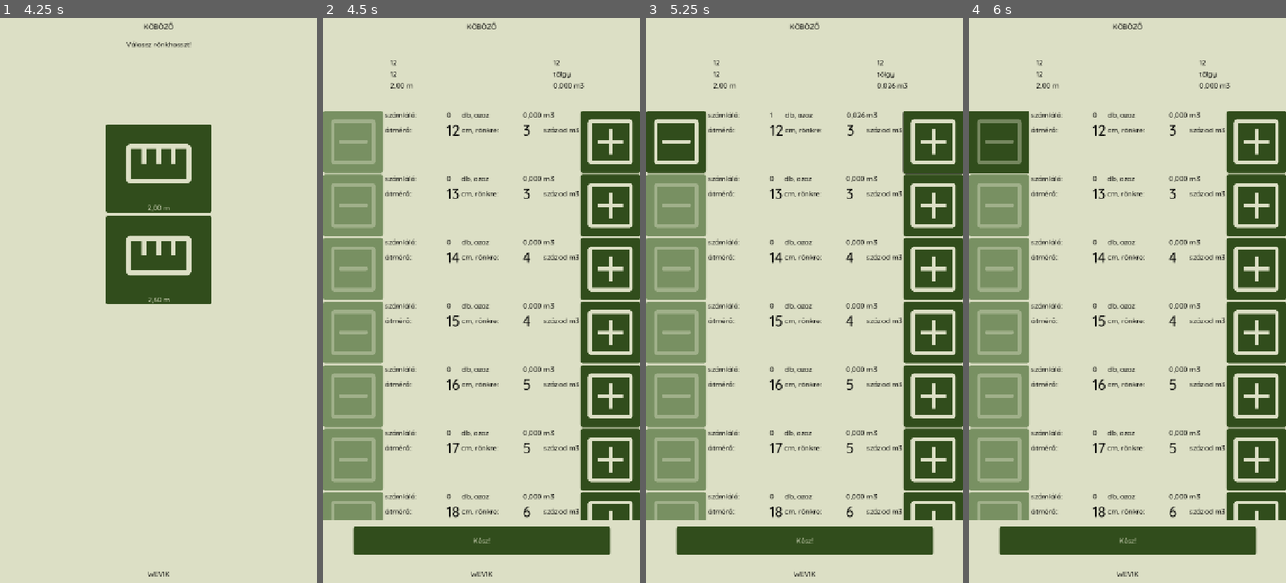
Above: before the commit, frames 1-4 (left to right).
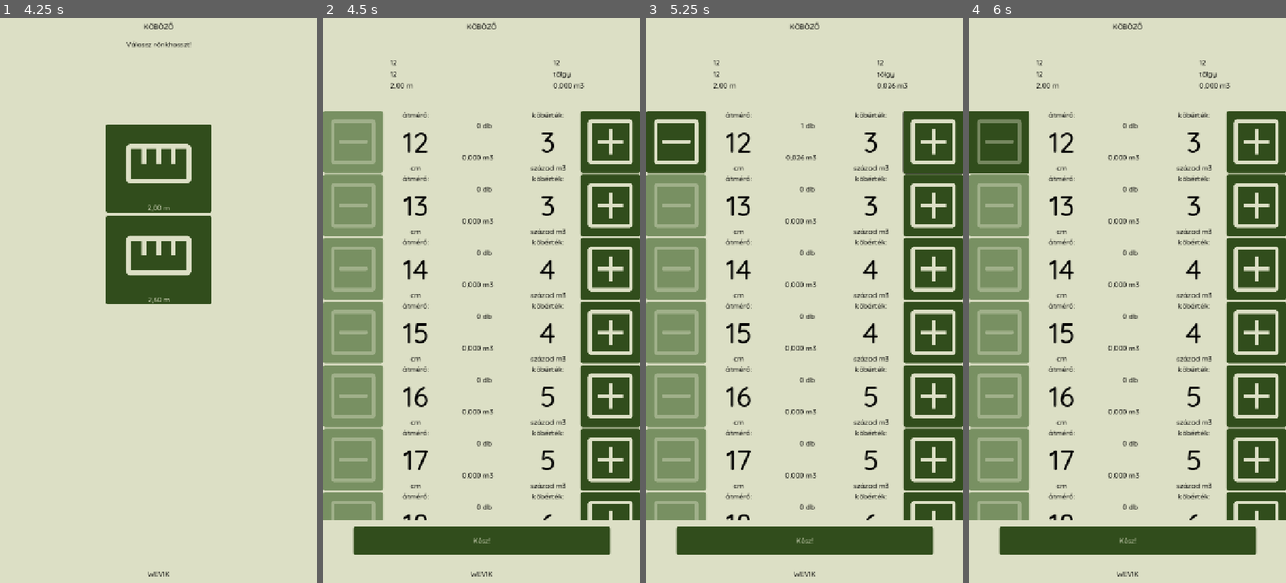
Above: after the commit, the same moments.

Repository: rolika/kob_g
Game: Godot game, scene res://main.tscn
Same seed, same stepped clock (60 frames per second), same inputs: the game is played once before the commit and once after it.
Inputs (mouse positions are in pixels of both pictures, inside the frame that each line leads up to):
- Up to frame 1 (4.25 s): click "Új köbözés indítása" at 0.5 s; click (155, 131) at 1.27 s; type "12" at 1.35 s; click (155, 187) at 1.5 s; type "12" at 1.58 s; click (155, 244) at 1.73 s; type "12" at 1.82 s; click (155, 300) at 2.02 s; type "WEVIK" at 2.1 s; click "Tovább" at 2.75 s; click "tölgy" at 3.5 s
- Up to frame 2 (4.5 s): click "2,00 m" at 4.25 s
- Up to frame 3 (5.25 s): click (934, 142) at 5.02 s
- Up to frame 4 (6 s): click (997, 142) at 5.75 s

Frame 1 is identical in both runs. In frame 2, 5.3% of the frame differs, in the area x 19-81%, y 16-89%; in frame 3, 5.3%; in frame 4, 5.3%.

Commit message:
format cube control

Diff:
--- a/scenes/cube_control.tscn
+++ b/scenes/cube_control.tscn
@@ -14,6 +14,7 @@
 script = ExtResource("1_ode8r")
 
 [node name="HBoxContainer" type="HBoxContainer" parent="."]
+custom_minimum_size = Vector2(720, 0)
 layout_mode = 0
 offset_right = 720.0
 offset_bottom = 140.0
@@ -25,54 +26,81 @@
 icon_alignment = 1
 expand_icon = true
 
-[node name="GridContainer" type="GridContainer" parent="HBoxContainer"]
-custom_minimum_size = Vector2(440, 0)
+[node name="DiameterVBox" type="VBoxContainer" parent="HBoxContainer"]
 layout_mode = 2
-columns = 5
 
-[node name="Label" type="Label" parent="HBoxContainer/GridContainer"]
+[node name="Label" type="Label" parent="HBoxContainer/DiameterVBox"]
+layout_mode = 2
+text = "átmérő:"
+horizontal_alignment = 1
+vertical_alignment = 2
+
+[node name="DiameterLabel" type="Label" parent="HBoxContainer/DiameterVBox"]
+custom_minimum_size = Vector2(140, 80)
+layout_mode = 2
+size_flags_horizontal = 4
+size_flags_vertical = 6
+theme_override_font_sizes/font_size = 64
+text = "100"
+horizontal_alignment = 1
+vertical_alignment = 1
+
+[node name="Label2" type="Label" parent="HBoxContainer/DiameterVBox"]
+layout_mode = 2
+text = "cm"
+horizontal_alignment = 1
+
+[node name="CounterGrid" type="GridContainer" parent="HBoxContainer"]
 layout_mode = 2
 size_flags_horizontal = 3
-text = "számláló:"
+columns = 2
 
-[node name="CounterLabel" type="Label" parent="HBoxContainer/GridContainer"]
-layout_mode = 2
-text = "12"
-
-[node name="Label3" type="Label" parent="HBoxContainer/GridContainer"]
+[node name="CounterLabel" type="Label" parent="HBoxContainer/CounterGrid"]
 layout_mode = 2
 size_flags_horizontal = 3
-text = "db, azaz "
+size_flags_vertical = 6
+text = "12"
+horizontal_alignment = 2
 
-[node name="VolumeLabel" type="Label" parent="HBoxContainer/GridContainer"]
+[node name="Label" type="Label" parent="HBoxContainer/CounterGrid"]
 layout_mode = 2
-text = "0,14"
+size_flags_horizontal = 3
+text = "db"
 
-[node name="Label5" type="Label" parent="HBoxContainer/GridContainer"]
+[node name="VolumeLabel" type="Label" parent="HBoxContainer/CounterGrid"]
+layout_mode = 2
+size_flags_horizontal = 3
+size_flags_vertical = 6
+text = "2,135"
+horizontal_alignment = 2
+
+[node name="Label2" type="Label" parent="HBoxContainer/CounterGrid"]
 layout_mode = 2
 text = "m3"
 
-[node name="Label6" type="Label" parent="HBoxContainer/GridContainer"]
+[node name="CubeVBox" type="VBoxContainer" parent="HBoxContainer"]
 layout_mode = 2
-text = "átmérő:"
 
-[node name="DiameterLabel" type="Label" parent="HBoxContainer/GridContainer"]
+[node name="Label" type="Label" parent="HBoxContainer/CubeVBox"]
 layout_mode = 2
-theme_override_font_sizes/font_size = 32
-text = "17"
+text = "köbérték:"
+horizontal_alignment = 1
+vertical_alignment = 2
 
-[node name="Label8" type="Label" parent="HBoxContainer/GridContainer"]
+[node name="CubeLabel" type="Label" parent="HBoxContainer/CubeVBox"]
+custom_minimum_size = Vector2(140, 80)
 layout_mode = 2
-text = "cm, rönkre:"
+size_flags_horizontal = 4
+size_flags_vertical = 6
+theme_override_font_sizes/font_size = 64
+text = "3676"
+horizontal_alignment = 1
+vertical_alignment = 1
 
-[node name="CubeLabel" type="Label" parent="HBoxContainer/GridContainer"]
-layout_mode = 2
-theme_override_font_sizes/font_size = 32
-text = "12"
-
-[node name="Label10" type="Label" parent="HBoxContainer/GridContainer"]
+[node name="Label2" type="Label" parent="HBoxContainer/CubeVBox"]
 layout_mode = 2
 text = "század m3"
+horizontal_alignment = 1
 
 [node name="IncreaseButton" type="Button" parent="HBoxContainer"]
 custom_minimum_size = Vector2(136, 136)
--- a/scripts/cube_control.gd
+++ b/scripts/cube_control.gd
@@ -16,10 +16,10 @@
 
 func _process(_delta: float) -> void:
     var decrease_button: Button = $HBoxContainer/DecreaseButton
-    var counter_label: Label = $HBoxContainer/GridContainer/CounterLabel
-    var diameter_label: Label = $HBoxContainer/GridContainer/DiameterLabel
-    var cube_label: Label = $HBoxContainer/GridContainer/CubeLabel
-    var volume_label: Label = $HBoxContainer/GridContainer/VolumeLabel
+    var counter_label: Label = $HBoxContainer/CounterGrid/CounterLabel
+    var diameter_label: Label = $HBoxContainer/DiameterVBox/DiameterLabel
+    var cube_label: Label = $HBoxContainer/CubeVBox/CubeLabel
+    var volume_label: Label = $HBoxContainer/CounterGrid/VolumeLabel
     if CurrentPile.counter[cube] > 0:
         decrease_button.disabled = false
     else:
